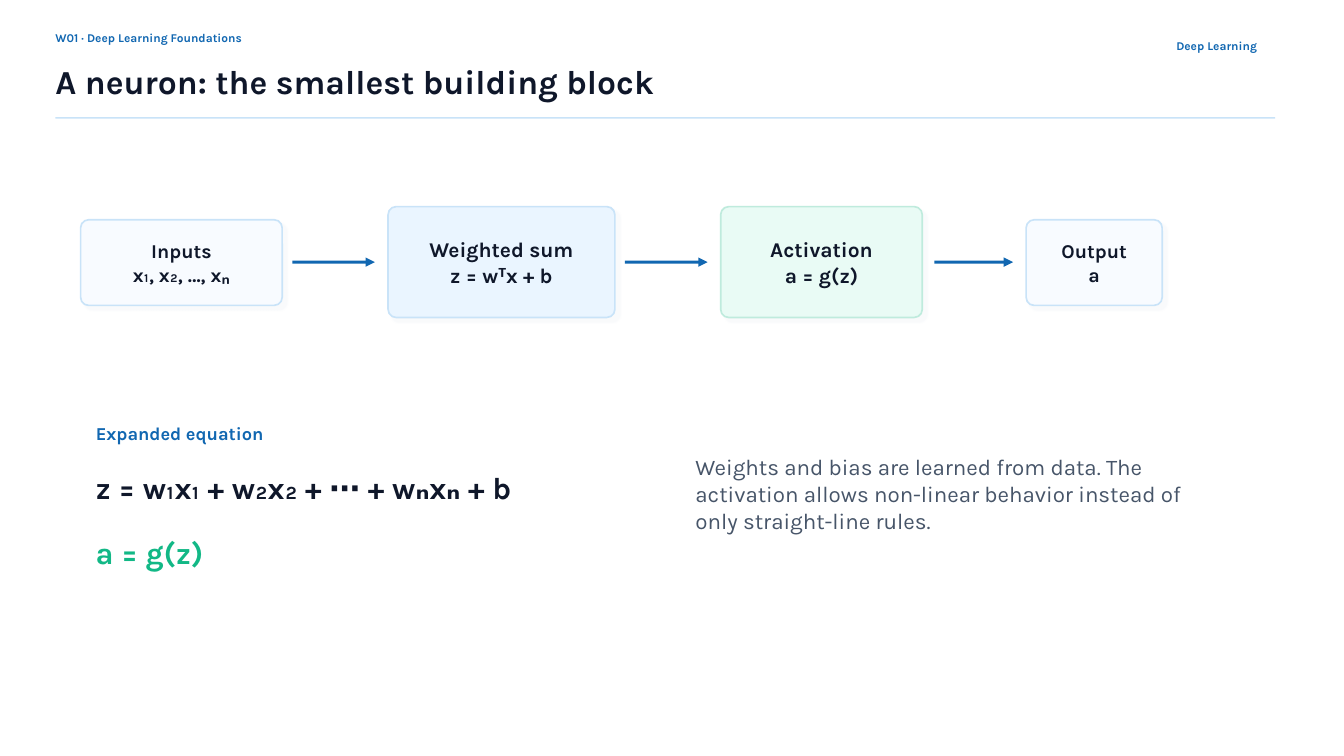
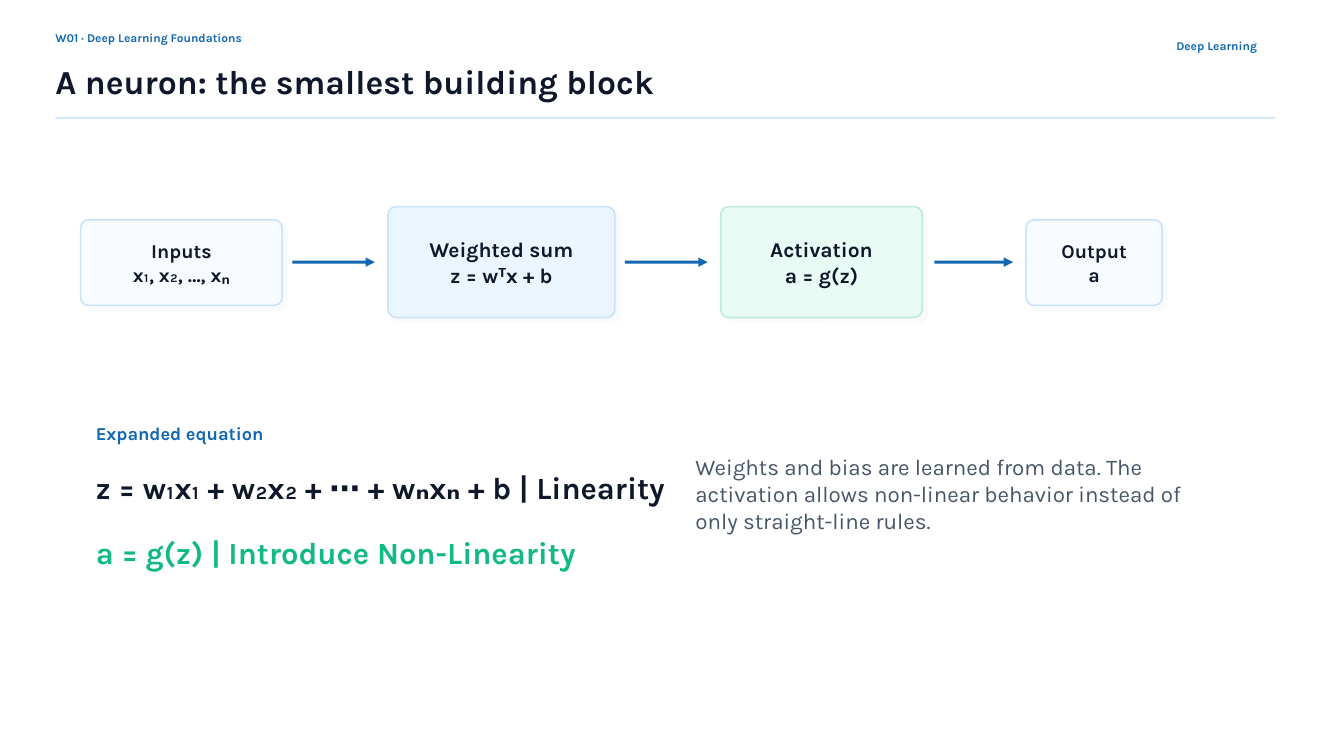
Before and after one commit to AIBabyTeaching/DEEP-LEARNING-2025-2026, a slide deck: slide 3 of 2026_Sept_Work/W01_Deep_Learning_Foundations.pptx. Drawn at 1344x756 pixels with LibreOffice and Linux fonts; fonts in the diff are those of the drawing. Boxes give left, top, right and bottom in pixels: in the first picture for what was removed or moved away, otherwise in the second. Text is boxed around its words. In the diff, an @@ line names an element or a change of style, - is before the commit and + after.

```diff
--- a/2026_Sept_Work/W01_Deep_Learning_Foundations.pptx
+++ b/2026_Sept_Work/W01_Deep_Learning_Foundations.pptx
@@ text at [96,477,664,507]: text changed @@
-z = w₁x₁ + w₂x₂ + ⋯ + wₙxₙ + b
+z = w₁x₁ + w₂x₂ + ⋯ + wₙxₙ + b | Linearity
@@ text at [96,541,576,572]: text changed @@
-a = g(z)
+a = g(z) | Introduce Non-Linearity
```
Also in this commit, not shown: 4 other files.
